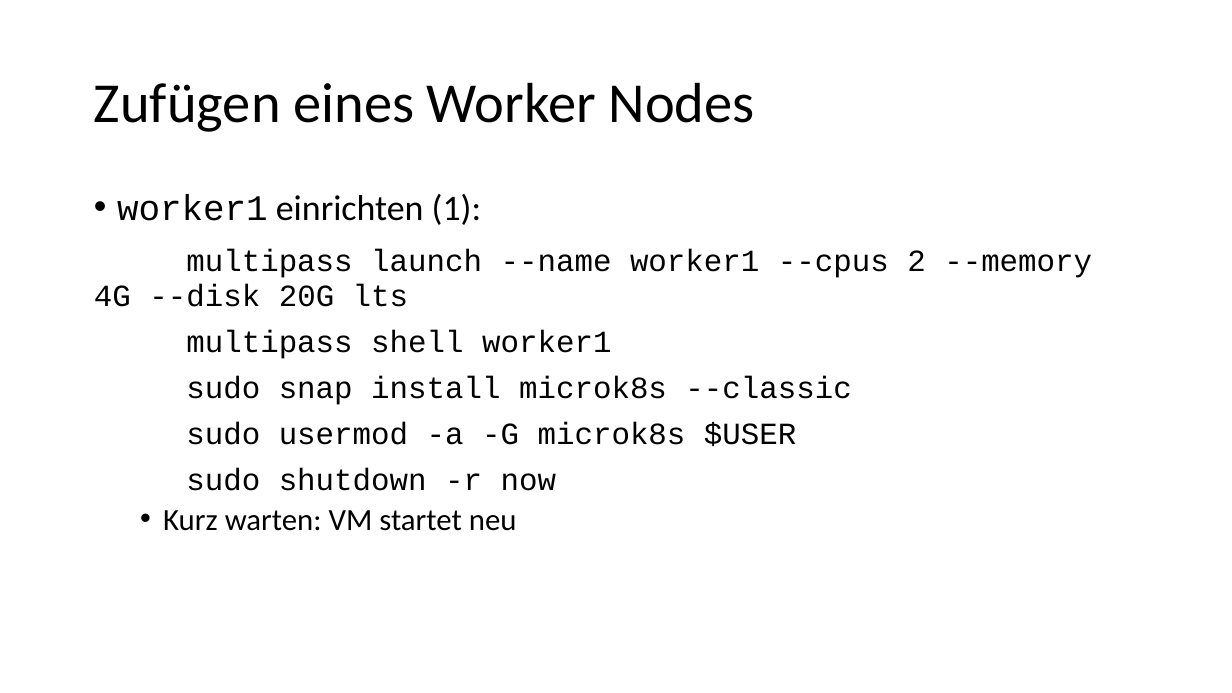
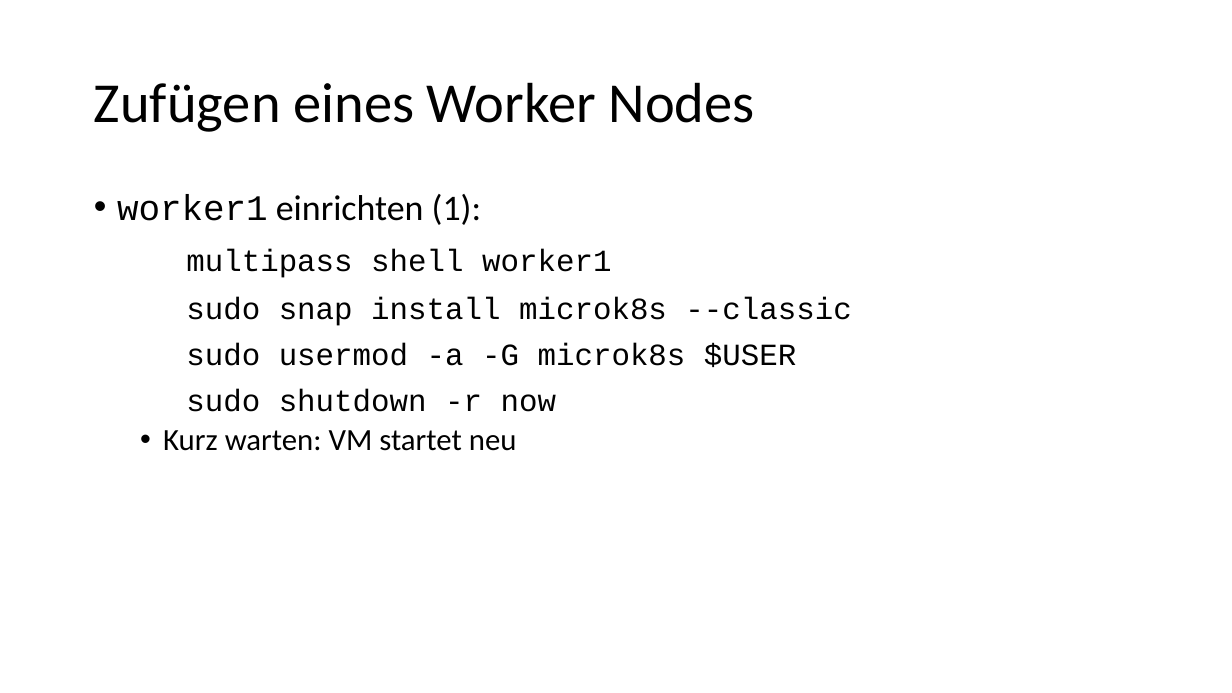
Before and after one commit to igeldo/PR4-SoSe23, a slide deck: slide 13 of sample/kubernetes/Bring your own device - Teil 1.pptx (slide 12 before the commit). Drawn at 1232x693 pixels with LibreOffice and Linux fonts; fonts in the diff are those of the drawing. Boxes give left, top, right and bottom in pixels: in the first picture for what was removed or moved away, otherwise in the second. Text is boxed around its words. In the diff, an @@ line names an element or a change of style, - is before the commit and + after.

```diff
--- a/sample/kubernetes/Bring your own device - Teil 1.pptx
+++ b/sample/kubernetes/Bring your own device - Teil 1.pptx
@@ text at (94,249,1092,307): paragraph removed @@
-multipass launch --name worker1 --cpus 2 --memory 4G --disk 20G lts
```
Also in this commit, not shown: 6 other slides changed, 3 slides added, 2 slides removed, 2 other files.
